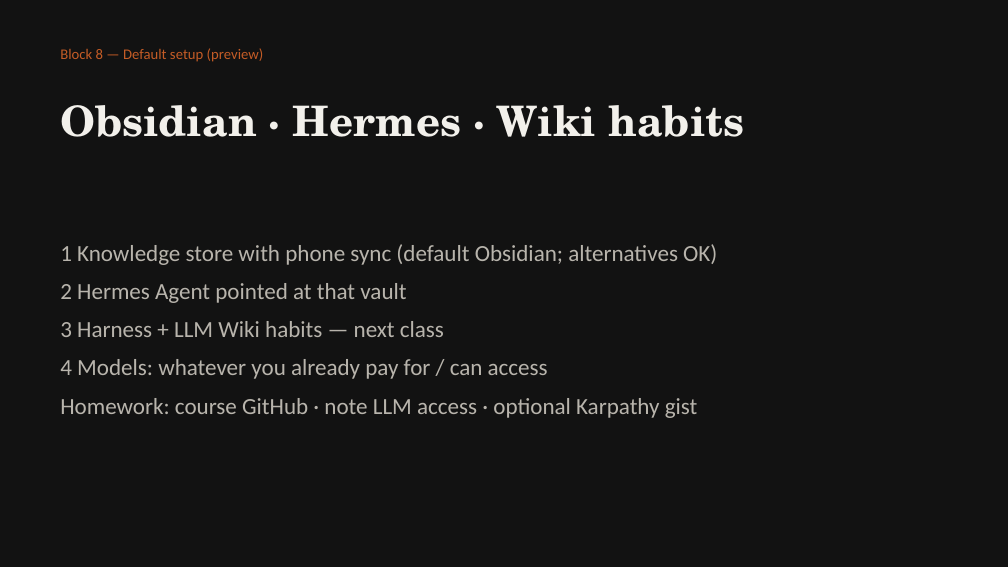
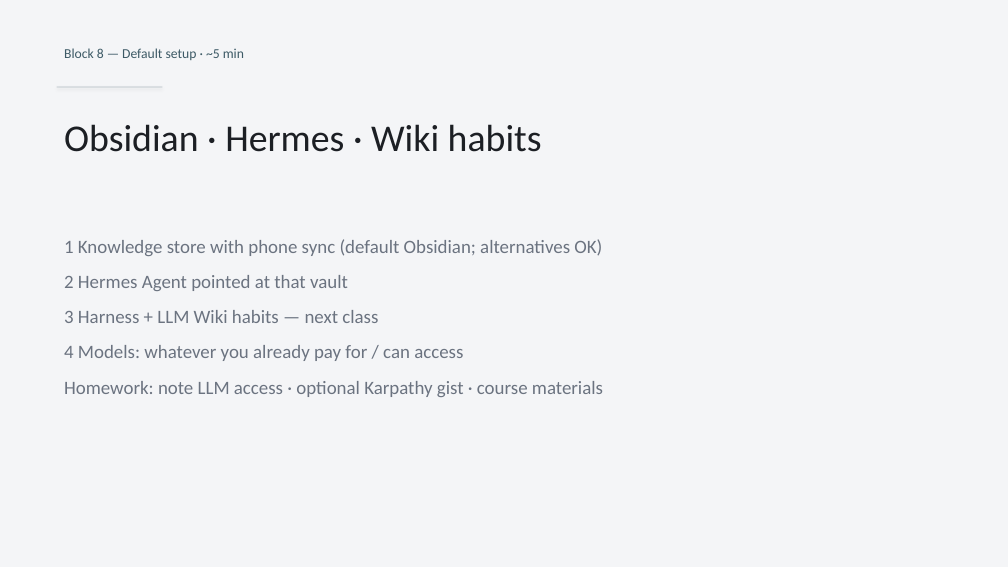
Before and after one commit to kleinstkariert/critical-vibe-coding, a slide deck: slide 19 of course/lectures/01-welcome-landscape-slideshow/01-welcome-landscape.pptx (slide 18 before the commit). Drawn at 1008x567 pixels with LibreOffice and Linux fonts; fonts in the diff are those of the drawing. Boxes give left, top, right and bottom in pixels: in the first picture for what was removed or moved away, otherwise in the second. Text is boxed around its words. In the diff, an @@ line names an element or a change of style, - is before the commit and + after.

```diff
--- a/course/lectures/01-welcome-landscape-slideshow/01-welcome-landscape.pptx
+++ b/course/lectures/01-welcome-landscape-slideshow/01-welcome-landscape.pptx
@@ rectangle at (0, 0, 1008, 567): fill #121212 to #F4F5F7 @@
@@ text at (64, 48, 244, 60): text changed; size 14 to 13 pt; text colour #C45C26 to #3D5A66 @@
-Block 8 — Default setup (preview)
+Block 8 — Default setup · ~5 min
@@ rectangle added at (57, 87, 163, 87), fill #3D5A66 @@
@@ text "Obsidian · Hermes · Wiki ...": place and size @@
-text "Obsidian · Hermes · Wiki ..." at (60, 105, 745, 137)
+text "Obsidian · Hermes · Wiki ..." at (64, 124, 542, 152)
@@ text "Obsidian · Hermes · Wiki ..." at (64, 124, 542, 152): size 40 to 36 pt, font TeX Gyre Schola to Calibri, text colour #F2F0EB to #1C1F24, bold off @@
@@ text at (64, 239, 602, 361): size 22 to 18 pt, text colour #B8B4AC to #6B7380 in "1 Knowledge store with phone sync (default ...", "2 Hermes Agent pointed at that vault", "3 Harness + LLM Wiki habits — ...", "4 Models: whatever you already pay for ..."; more space between paragraphs @@
@@ text at (64, 381, 603, 397): text changed; size 22 to 18 pt; text colour #B8B4AC to #6B7380 @@
-Homework: course GitHub · note LLM access · optional Karpathy gist
+Homework: note LLM access · optional Karpathy gist · course materials
```
Also in this commit, not shown: 11 other slides changed, 8 slides added, 7 slides removed, 11 other files.
